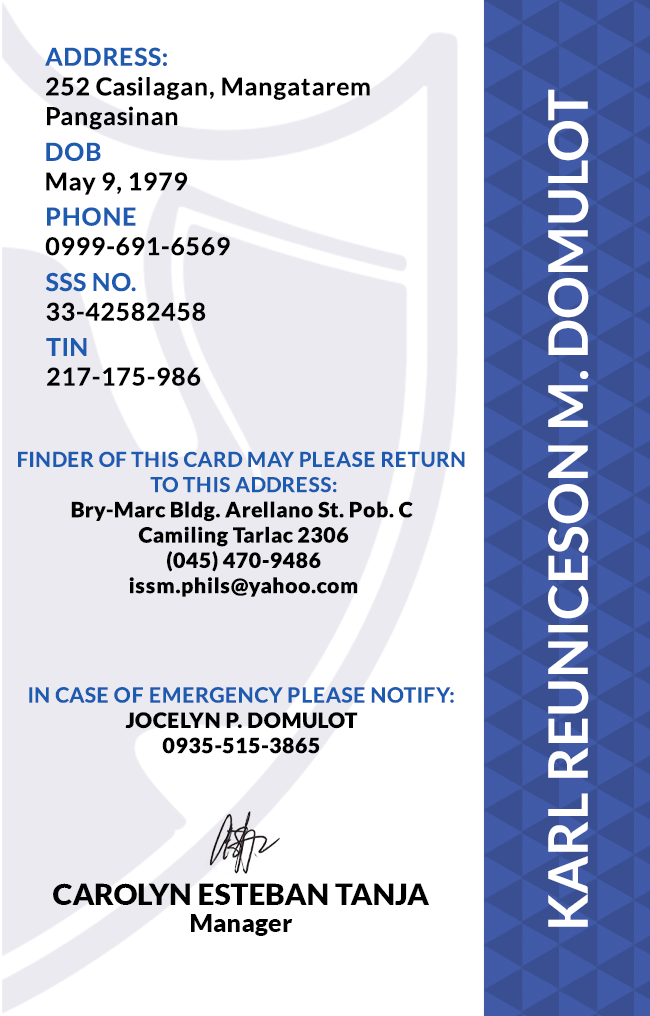
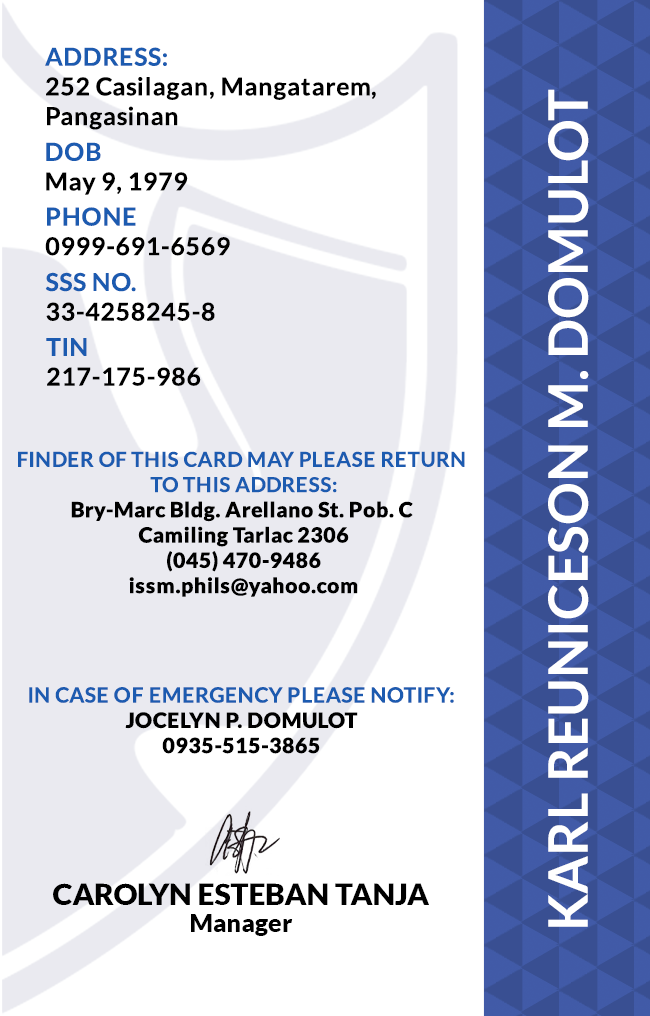
Before/after of a 650x1016 layered artwork. What changed in the layer stack:
renamed "SSS NO. 33-42582458" to "SSS NO. 33-4258245-8", painted on it over [left=192, top=302, right=215, bottom=321]
renamed "ADDRESS: 252 Casilagan, Mangatarem Pangasinan" to "ADDRESS: 252 Casilagan, Mangatarem, Pangasinan", painted on it over [left=371, top=91, right=376, bottom=99]
